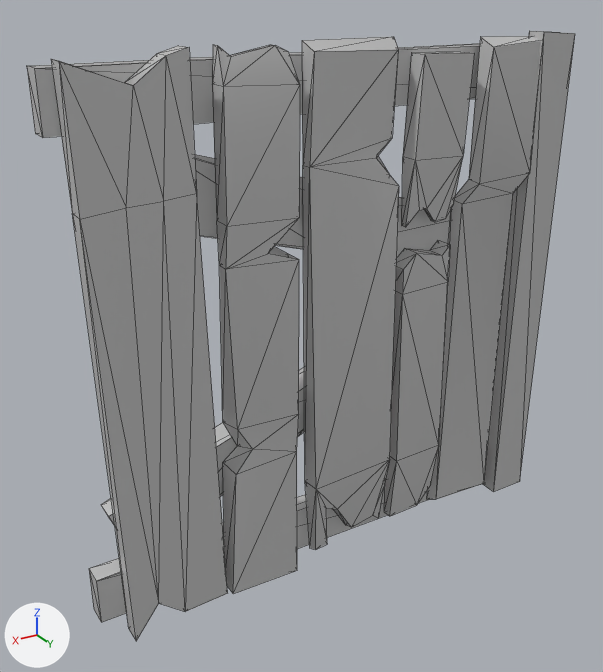
Two versions of the FBX model Assets/FBX-Exports/Me_Wood-Platform02.fbx, one commit apart.
The view is the same before and after, from a 50 mm camera at (1.943, 1.719, 0.131) aimed at (0.853, -0.097, -0.777). The lights are fixed; the arrows at lower left show +X, +Y and +Z. Mesh edges are drawn as thin lines. Where no turn or scale is listed for an object, it has been applied to the vertices.

In view in the first picture: 'Me_Wood-Platform02'.
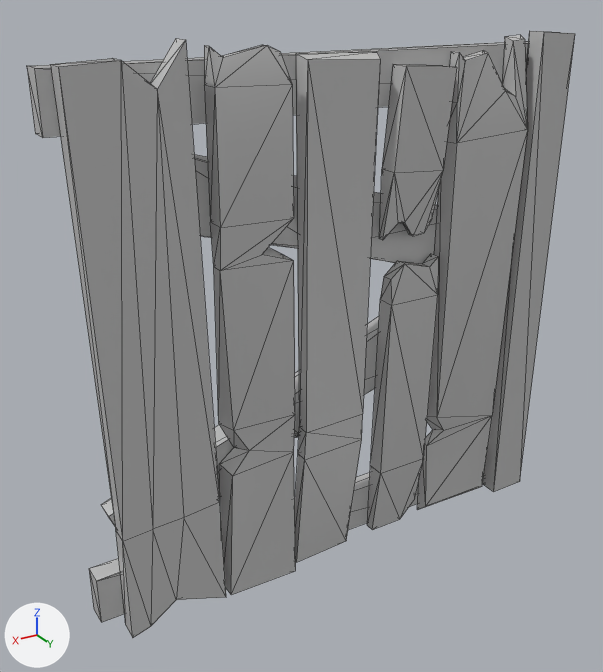
The edits, one by one:
me_mesh is used by ob_me_wood_platform02; location (0.0, 0.0, 0.0).
me_mesh had 208 vertices, 372 faces and spanned x 0.0..1.5, y -0.11..0.01, z -1.5..-0.01.
me_mesh now has 208 vertices, 372 faces and spans x 0.0..1.5, y -0.11..0.01, z -1.49..0.01.
me_mesh part 1: the loose piece of 16 vertices spanning x 0.14..0.4, y -0.05..0.01, z -1.45..-0.01 is turned 179.9 degrees about the y axis through its middle, then moved by (0.52, 0.0, -0.02).
me_mesh part 2: the loose piece of 36 vertices spanning x 0.92..1.14, y -0.05..0.0, z -1.48..-0.01 is moved by (0.01, 0.0, 0.0).
me_mesh part 3: the loose piece of 32 vertices spanning x 0.6..0.88, y -0.05..0.0, z -1.46..-0.01 is turned 179.2 degrees about the y axis through its middle, then moved by (-0.43, 0.0, -0.01).
me_mesh part 4: the loose piece of 22 vertices spanning x 0.41..0.59, y -0.05..0.0, z -1.43..-0.56 is turned -2.2 degrees about the y axis through its middle, then moved by (0.05, 0.0, -0.03).
me_mesh part 5: the loose piece of 22 vertices spanning x 0.39..0.57, y -0.05..0.0, z -0.49..-0.05 is turned -2.2 degrees about the y axis through its middle, then moved by (0.07, 0.0, -0.03).
me_mesh part 6: the loose piece of 24 vertices spanning x 1.15..1.47, y -0.05..0.0, z -1.5..-0.01 is turned 179.9 degrees about the y axis through its middle, then moved by (0.0, 0.0, 0.01).
me_mesh part 7: edges marked sharp go from 265 to 260.

Location of each change, [x1, y1, x2, y2] in pixels of the pictures (603 x 672 px; the box of a moved part takes in the faces that stretch with it):
'Me_Wood-Platform02', reshaped: before [27, 31, 575, 641]; after [27, 31, 575, 638]
part 1 of me_mesh, moved or reshaped: before [427, 36, 540, 499]; after [295, 52, 380, 562]
part 2 of me_mesh, moved or reshaped: before [212, 44, 300, 594]; after [204, 45, 296, 595]
part 3 of me_mesh, moved or reshaped: before [302, 36, 399, 550]; after [417, 35, 528, 510]
part 4 of me_mesh, moved or reshaped: before [385, 240, 450, 516]; after [367, 254, 438, 530]
part 5 of me_mesh, moved or reshaped: before [402, 52, 474, 227]; after [379, 64, 457, 240]
part 6 of me_mesh, moved or reshaped: before [51, 46, 228, 641]; after [50, 38, 226, 638]
part 7 of me_mesh, shading changed: [27, 31, 575, 622] in both
